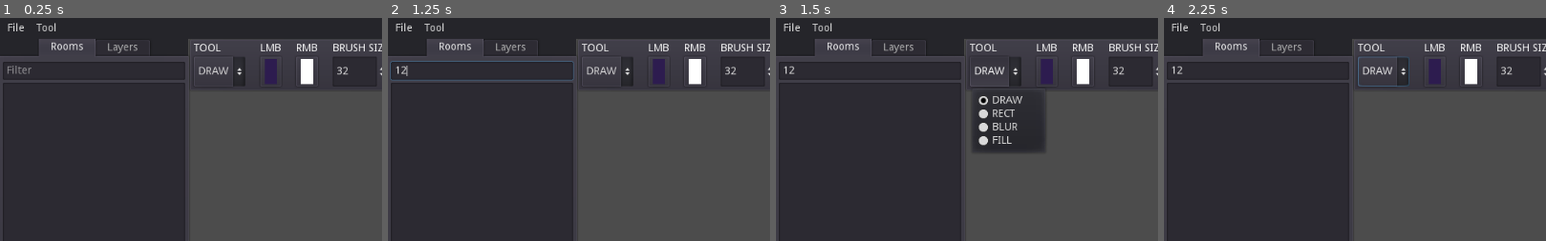
Above: before the commit, frames 1-4 (left to right).
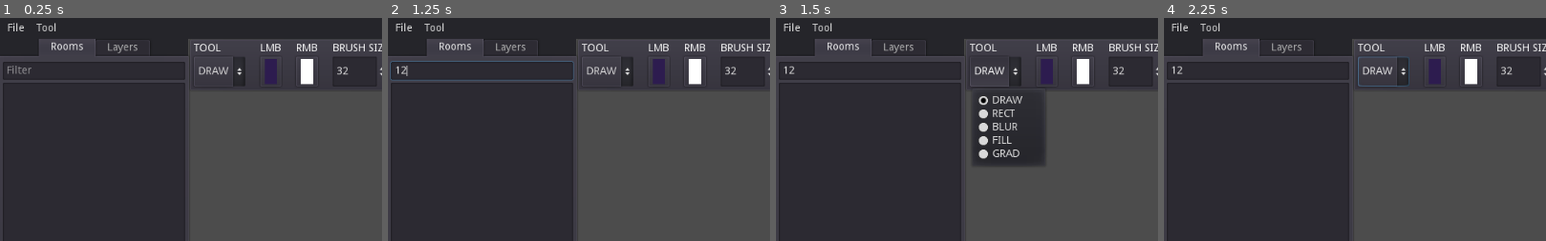
Above: after the commit, the same moments.

Repository: taedixon/vedge-godot-tool
Game: Godot game, scene res://ui/ui_main.tscn
Two runs of this game, one before a commit and one after it. Both use one fixed random seed, a clock stepped at 60 frames per second and the inputs below. The engine's default icon, where the game draws it, is replaced by a stand-in: a white triangle on a blue panel in a dark square.
Inputs (mouse positions are % of the whole screen's width and height, from its top left):
- Up to frame 1 (0.25 s): no input
- Up to frame 2 (1.25 s): click (12, 12) at 0.52 s; type "12" at 0.6 s
- Up to frame 3 (1.5 s): click "DRAW" at 1.25 s
- Up to frame 4 (2.25 s): click "SQUARE" at 2 s
The pictures show only the part of the screen within x 0-50%, y 0-50%; the shares and areas given below are measured in that part.

Frames 1-2 are identical in both runs. In frame 3, 1.1% of the frame differs, in the area x 51-71%, y 58-67%; in frame 4, nothing differs.
Error in both runs: Invalid type in function 'open' in base '_File'. Cannot convert argument 1 from Nil to String. (res://util/GmsAssetCache.gd:100)

Commit message:
gradients + better selections

Diff:
--- a/scenes/gms_map.gd
+++ b/scenes/gms_map.gd
@@ -17,7 +17,6 @@
 var camera_offset = Vector2(0, 0) setget set_camera_offset
 
 var selection = PoolVector2Array() setget set_selection, get_selection
-var selection_col = PoolColorArray()
 
 func _ready():
 	set_room_path(room_path)
@@ -274,16 +273,22 @@
 
 func add_stroke_point(mb, params):
 	if layer_editable():
-		active_layer.add_stroke_point(mb, get_local_mouse_position(), params)
+		active_layer.add_stroke_point(mb, get_local_mouse_position(), params, selection)
 
 func add_stroke_rect(mb, rec: Rect2, params):
 	if layer_editable():
 		var rec_local = Rect2((rec.position - position)/scale, rec.size / scale)
-		active_layer.add_stroke_rect(mb, rec_local, params)
+		active_layer.add_stroke_rect(mb, rec_local, params, selection)
 
 func add_stroke_fill(mb, params):
 	if layer_editable():
-		active_layer.add_stroke_rect(mb, bounds, params)
+		active_layer.add_stroke_rect(mb, bounds, params, selection)
+
+func add_stroke_gradient(grad_color, p1, p2, params):
+	if layer_editable():
+		var p1_local = (p1-position)/scale
+		var p2_local = (p2-position)/scale
+		active_layer.add_stroke_gradient(grad_color, p1_local, p2_local, params, selection)
 
 func end_stroke():
 	if layer_editable():
--- a/scenes/light_layer.gd
+++ b/scenes/light_layer.gd
@@ -336,7 +336,8 @@
 		meshbuilder.add_vertex(p4)
 
 
-func add_stroke_point(button, point: Vector2, params):
+func add_stroke_point(button, point: Vector2, params, selection):
+	var use_selection = selection.size() > 4
 	if current_stroke == null:
 		var drawcol
 		if button == BUTTON_LEFT:
@@ -354,14 +355,16 @@
 		current_stroke.count += 1
 
 	var xmin = max(0, ceil((point.x - params.radius)/16.0))
-	var xmax = min(tile_w - 1, floor((point.x + params.radius)/16.0))
+	var xmax = min(tile_w, floor((point.x + params.radius)/16.0))
 	var ymin = max(0, ceil((point.y - params.radius)/16.0))
-	var ymax = min(tile_h - 1, floor((point.y + params.radius)/16.0))
+	var ymax = min(tile_h, floor((point.y + params.radius)/16.0))
 
 	for tx in range(xmin, xmax+1):
 		for ty in range(ymin, ymax+1):
+			var tilecoord = Vector2(tx*16, ty*16)
+			if use_selection && !(Geometry.is_point_in_polygon(tilecoord, selection)):
+				continue
 			var strength
-			var tilecoord = Vector2(tx*16, ty*16)
 			var exponent
 			match params.falloff:
 				"CONST":
@@ -379,7 +382,8 @@
 		apply_stroke_new(current_stroke)
 		current_stroke.count = 0
 
-func add_stroke_rect(button, r: Rect2, params):
+func add_stroke_rect(button, r: Rect2, params, selection):
+	var use_selection = selection.size() > 4
 	var drawcol
 	if button == BUTTON_LEFT:
 		drawcol = params.col_lmb
@@ -408,15 +412,41 @@
 		p2.y = tmp
 
 	var xmin = max(0, ceil(p1.x/16.0))
-	var xmax = min(tile_w - 1, floor(p2.x/16.0))
+	var xmax = min(tile_w, floor(p2.x/16.0))
 	var ymin = max(0, ceil(p1.y /16.0))
-	var ymax = min(tile_h - 1, floor(p2.y/16.0))
+	var ymax = min(tile_h, floor(p2.y/16.0))
 	for tx in range(xmin, xmax+1):
 		for ty in range(ymin, ymax+1):
+			if use_selection && !(Geometry.is_point_in_polygon(Vector2(tx*16, ty*16), selection)):
+				continue
 			if use_blur:
 				stroke_blur_point(tx, ty)
 			else:
 				stroke_add_point(tx, ty, params.mix_amount)
+	end_stroke()
+
+func add_stroke_gradient(cols, p1, p2, params, selection):
+	var use_selection = selection.size() > 4
+	current_stroke = {
+		"count": 1,
+		"points": {},
+		"new_points": {},
+		"basis": {},
+		"colour": Color.white,
+		"fullcolor_points": true,
+	}
+	var p_len = p1.distance_to(p2)
+	if p_len == 0:
+		p_len = 0.001
+	for tx in range(0, tile_w+1):
+		for ty in range(0, tile_h+1):
+			var tilecoord = Vector2(tx*16, ty*16)
+			if use_selection && !(Geometry.is_point_in_polygon(Vector2(tx*16, ty*16), selection)):
+				continue
+			var seg_point = Geometry.get_closest_point_to_segment_2d(tilecoord, p1, p2)
+			var blend_fac = p1.distance_to(seg_point)/p_len
+			var point_col = cols[0].linear_interpolate(cols[1], blend_fac)
+			stroke_add_point_color(tx, ty, point_col, params.mix_amount)
 	end_stroke()
 
 func stroke_add_point(tx, ty, strength):
@@ -428,6 +458,16 @@
 		var current = current_stroke.points[encode]
 		strength = min(current + strength, 1)
 	current_stroke.points[encode] = strength
+	current_stroke.new_points[encode] = true
+
+func stroke_add_point_color(tx, ty, col, strength):
+	var encode = encode_pair(tx, ty)
+	if !encode in current_stroke.basis:
+		# add original colour of point
+		current_stroke.basis[encode] = get_vertex_colour(tx, ty)
+	var curcol = current_stroke.basis[encode]
+	var mixcol = curcol.linear_interpolate(col, strength)
+	current_stroke.points[encode] = mixcol
 	current_stroke.new_points[encode] = true
 
 func stroke_blur_point(tx, ty):
--- a/scenes/map_container.gd
+++ b/scenes/map_container.gd
@@ -24,10 +24,6 @@
 var selection_points = PoolVector2Array()
 var selection_mode = false
 
-# Called when the node enters the scene tree for the first time.
-func _ready():
-	pass # Replace with function body.
-
 func on_draw_param_change(params):
 	draw_param = params
 	map.set_show_tris(params.show_tris)
@@ -74,10 +70,13 @@
 		last_mouse_pos = mousepos
 		update()
 
-
 	colour_picking = Input.is_key_pressed(KEY_ALT)
 	if Input.is_action_just_pressed("toggle_selection"):
 		selection_mode = !selection_mode
+		var toast_txt = "Selection Mode" if selection_mode else "Edit Mode"
+		var toast = Toast.new(toast_txt, Toast.LENGTH_SHORT)
+		get_node("/root").add_child(toast)
+		toast.show()
 		update()
 
 	var mb = 0
@@ -109,19 +108,35 @@
 			emit_signal("colour_picked", mb, col)
 
 func process_selection_tool(mb, mousepos):
-	if update_lasso(mb, mousepos):
-		if selection_points.size() > 1:
-			selection_points.append(selection_points[0])
-			if Input.is_key_pressed(KEY_ALT):
-				var combined = Geometry.clip_polygons_2d(map.selection, selection_points)
-				map.selection = combined[0] if combined.size() > 0 else PoolVector2Array()
-			elif Input.is_key_pressed(KEY_CONTROL):
-				var combined = Geometry.merge_polygons_2d(map.selection, selection_points)
-				map.selection = combined[0] if combined.size() > 0 else PoolVector2Array()
+	if (mb != 0) && rect_state == 0:
+		tool_rect = Rect2(mousepos, Vector2())
+		rect_button = mb
+		rect_state = 1
+	else:
+		var using_rect = rect_button == BUTTON_RIGHT
+		var should_commit = update_lasso(mb, mousepos) if !using_rect else update_tool_rect(mb, mousepos)
+		if should_commit:
+			if using_rect:
+				selection_points = PoolVector2Array([
+					tool_rect.position,
+					tool_rect.position + Vector2(tool_rect.size.x, 0),
+					tool_rect.position + tool_rect.size,
+					tool_rect.position + Vector2(0, tool_rect.size.y),
+				])
+			if selection_points.size() > 2:
+				selection_points.append(selection_points[0])
+				if Input.is_key_pressed(KEY_ALT):
+					var combined = Geometry.clip_polygons_2d(map.selection, selection_points)
+					map.selection = combined[0] if combined.size() > 0 else PoolVector2Array()
+				elif Input.is_key_pressed(KEY_CONTROL):
+					var combined = Geometry.merge_polygons_2d(map.selection, selection_points)
+					map.selection = combined[0] if combined.size() > 0 else PoolVector2Array()
+				else:
+					map.selection = selection_points
+				update()
 			else:
-				map.selection = selection_points
+				map.selection = PoolVector2Array()
 			selection_points = PoolVector2Array()
-			update()
 
 func process_regular_tool(mb, mousepos):
 	match draw_param.tool:
@@ -140,6 +155,9 @@
 			if mouse_travel > 10 && mb != 0:
 				mouse_travel = 0
 				map.add_stroke_fill(mb, draw_param)
+		"GRAD":
+			if update_tool_rect(mb, mousepos):
+				map.add_stroke_gradient(get_gradient_colors(), tool_rect.position, tool_rect.position + tool_rect.size, draw_param)
 
 # returns true if rect was committed
 func update_tool_rect(mb, mousepos):
@@ -156,7 +174,7 @@
 			rect_state = 0
 			update()
 			return true
-		elif rect_state == -1:
+		elif (mb == 0) && rect_state == -1:
 			rect_state = 0
 		else:
 			tool_rect.size = mousepos - tool_rect.position
@@ -177,7 +195,7 @@
 			rect_state = 0
 			update()
 			return true
-		elif rect_state == -1:
+		elif (mb == 0) && rect_state == -1:
 			rect_state = 0
 		elif rect_state == 1:
 			if mouse_travel > 8:
@@ -195,10 +213,13 @@
 func _draw():
 	if has_focus():
 		var outline = Color.deepskyblue if selection_mode else Color.wheat
-		draw_rect(Rect2(0, 0, rect_size.x, rect_size.y), outline, false)
+		draw_rect(Rect2(0, 0, rect_size.x, rect_size.y), outline, false, 2.0)
 		if map.layer_editable():
-			if selection_mode && selection_points.size() >= 2:
-				draw_polyline(selection_points, Color.magenta)
+			if selection_mode && rect_state == 1:
+				if rect_button == BUTTON_LEFT:
+					draw_polyline(selection_points, Color.magenta)
+				else:
+					draw_rect(tool_rect, Color.magenta, false)
 			elif colour_picking:
 				var drawcol = map.get_picked_colour()
 				if !drawcol:
@@ -216,12 +237,20 @@
 							draw_rect(tool_rect, Color.cyan, false, 2.0)
 					"FILL":
 						draw_rect(Rect2(last_mouse_pos - Vector2(16, 16), Vector2(32, 32)), Color.magenta)
+					"GRAD":
+						if rect_state == 1:
+							var pl_point = PoolVector2Array([tool_rect.position, tool_rect.position + tool_rect.size])
+							var arr_col = get_gradient_colors()
+							var pl_col = PoolColorArray(arr_col)
+							draw_polyline_colors(pl_point, pl_col, 2, true)
 		else:
 			var offsetA = Vector2(8, 8)
 			var offsetB = Vector2(-8, 8)
 			draw_line(last_mouse_pos + offsetA, last_mouse_pos - offsetA, Color.red, 2)
 			draw_line(last_mouse_pos + offsetB, last_mouse_pos - offsetB, Color.red, 2)
 
+func get_gradient_colors():
+	return [draw_param.col_lmb, draw_param.col_rmb] if rect_button == BUTTON_LEFT else [draw_param.col_rmb, draw_param.col_lmb]
 
 func on_mouse_exit():
 	release_focus()
--- a/ui/light_toolbar.tscn
+++ b/ui/light_toolbar.tscn
@@ -64,7 +64,7 @@
 margin_right = 69.0
 margin_bottom = 58.0
 text = "DRAW"
-items = [ "DRAW", null, false, 0, null, "RECT", null, false, 1, null, "BLUR", null, false, 2, null, "FILL", null, false, 3, null ]
+items = [ "DRAW", null, false, 0, null, "RECT", null, false, 1, null, "BLUR", null, false, 2, null, "FILL", null, false, 3, null, "GRAD", null, false, 4, null ]
 selected = 0
 
 [node name="col_lmb" type="ColorPickerButton" parent="GridContainer"]
